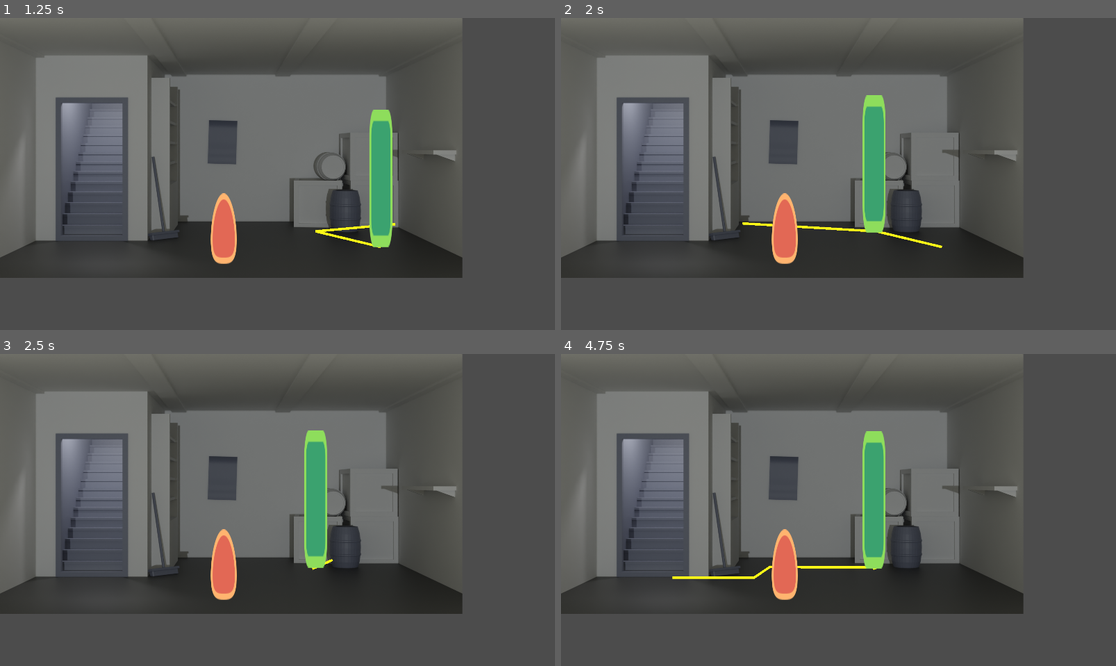
Above: before the commit, frames 1-4 (two rows, left to right).
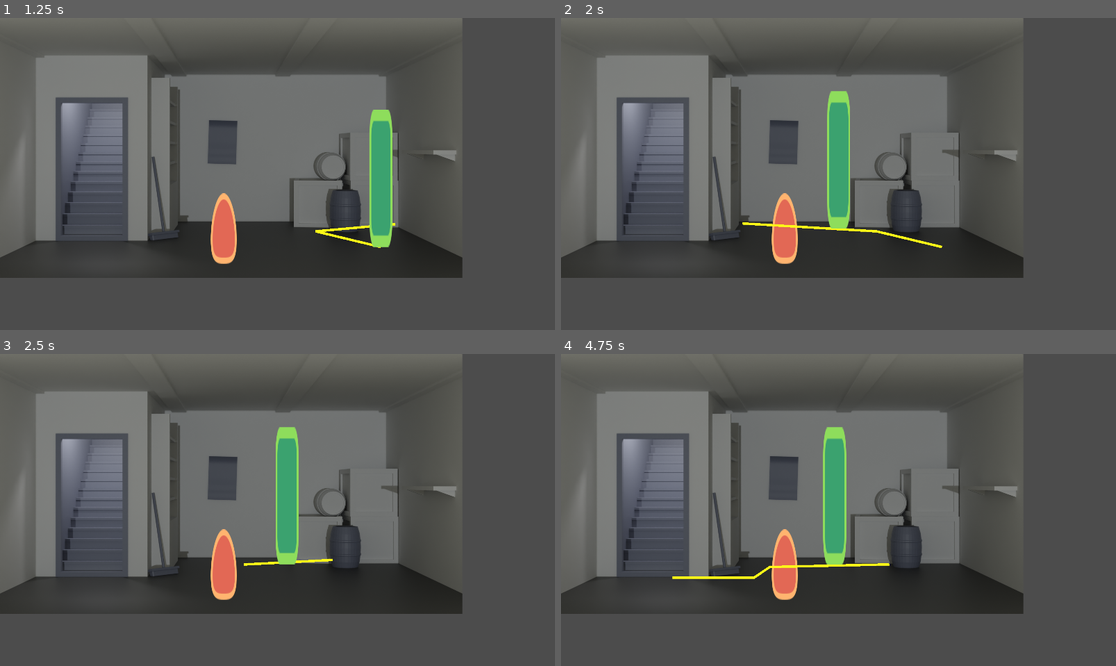
Above: after the commit, the same moments.

Repository: Drelofs/Historic_Roman
Game: Godot game, scene res://levels/demo/demo.tscn
Same seed, same stepped clock (60 frames per second), same inputs: the game is played once before the commit and once after it.
Inputs (mouse positions are in pixels of both pictures, inside the frame that each line leads up to):
- Up to frame 1 (1.25 s): tap Enter at 0.5 s; move the mouse to (399, 158) at 0.52 s; click (399, 158) at 0.67 s
- Up to frame 2 (2 s): tap Space at 1.25 s; move the mouse to (727, 189) at 1.27 s; click (727, 189) at 1.42 s
- Up to frame 3 (2.5 s): move the mouse to (333, 441) at 2.02 s; click (333, 441) at 2.17 s
- Up to frame 4 (4.75 s): move the mouse to (810, 572) at 2.77 s; click (810, 572) at 2.92 s; move the mouse to (1005, 556) at 3.52 s; click (1005, 556) at 3.67 s; tap Enter at 4.25 s; move the mouse to (672, 463) at 4.27 s; click (672, 463) at 4.42 s

Frame 1 is identical in both runs. In frame 2, 3.6% of the frame differs, in the area x 38-59%, y 23-69%; in frame 3, 3.6%; in frame 4, 3.8%, in the area x 38-60%, y 23-70%.

Commit message:
Altered CollisionShape for player and deleted CollissionShape for object

Diff:
--- a/entities/Actors/Player.tscn
+++ b/entities/Actors/Player.tscn
@@ -67,6 +67,7 @@
 
 [sub_resource type="CapsuleShape2D" id=2]
 radius = 38.6102
+height = 0.371971
 
 [node name="Player" type="KinematicBody2D"]
 script = SubResource( 1 )
@@ -77,5 +78,5 @@
 texture = ExtResource( 1 )
 
 [node name="CollisionShape2D" type="CollisionShape2D" parent="."]
-position = Vector2( 0, -48.0918 )
+position = Vector2( 0, -38.383 )
 shape = SubResource( 2 )
--- a/levels/demo/demo.tscn
+++ b/levels/demo/demo.tscn
@@ -10,10 +10,6 @@
 vertices = PoolVector2Array( 753.849, 853.3, 1641.67, 856.314, 979.174, 916.212, 880.747, 930.566, 720.688, 928.667, 1912.99, 1001.02, 1912.99, 1073.37, 7.71579, 1071.86, 973.022, 1026.94, 149.406, 930.174, 888.95, 1022.84, 6.20845, 1001.02 )
 polygons = [ PoolIntArray( 0, 1, 2 ), PoolIntArray( 0, 2, 3, 4 ), PoolIntArray( 5, 6, 7, 8 ), PoolIntArray( 9, 4, 3, 10, 7, 11 ), PoolIntArray( 8, 2, 1, 5 ), PoolIntArray( 10, 8, 7 ) ]
 outlines = [ PoolVector2Array( 7.71579, 1071.86, 6.20845, 1001.02, 149.406, 930.174, 720.688, 928.667, 753.849, 853.3, 1641.67, 856.314, 1912.99, 1001.02, 1912.99, 1073.37 ), PoolVector2Array( 880.747, 930.566, 888.95, 1022.84, 973.022, 1026.94, 979.174, 916.212 ) ]
-
-[sub_resource type="CapsuleShape2D" id=2]
-radius = 46.038
-height = 5.52722
 
 [sub_resource type="RectangleShape2D" id=3]
 extents = Vector2( 1089.23, 467.884 )
@@ -39,14 +35,6 @@
 [node name="Pausescreen" parent="CanvasLayer" instance=ExtResource( 4 )]
 visible = false
 
-[node name="Navigation2D" type="Navigation2D" parent="."]
-
-[node name="NavigationPolygonInstance" type="NavigationPolygonInstance" parent="Navigation2D"]
-navpoly = SubResource( 1 )
-
-[node name="Line2D" type="Line2D" parent="."]
-default_color = Color( 1, 0.984314, 0.0941176, 1 )
-
 [node name="Object" type="StaticBody2D" parent="."]
 position = Vector2( -75.8754, 57.3691 )
 
@@ -55,9 +43,13 @@
 scale = Vector2( 1, 3.13874 )
 texture = ExtResource( 5 )
 
-[node name="CollisionShape2D" type="CollisionShape2D" parent="Object"]
-position = Vector2( 1007.02, 915.847 )
-shape = SubResource( 2 )
+[node name="Navigation2D" type="Navigation2D" parent="."]
+
+[node name="NavigationPolygonInstance" type="NavigationPolygonInstance" parent="Navigation2D"]
+navpoly = SubResource( 1 )
+
+[node name="Line2D" type="Line2D" parent="."]
+default_color = Color( 1, 0.984314, 0.0941176, 1 )
 
 [node name="StaticBody2D" type="StaticBody2D" parent="."]
 
Not shown: 1 places in levels/demo/demo.tscn that only renumber resources
